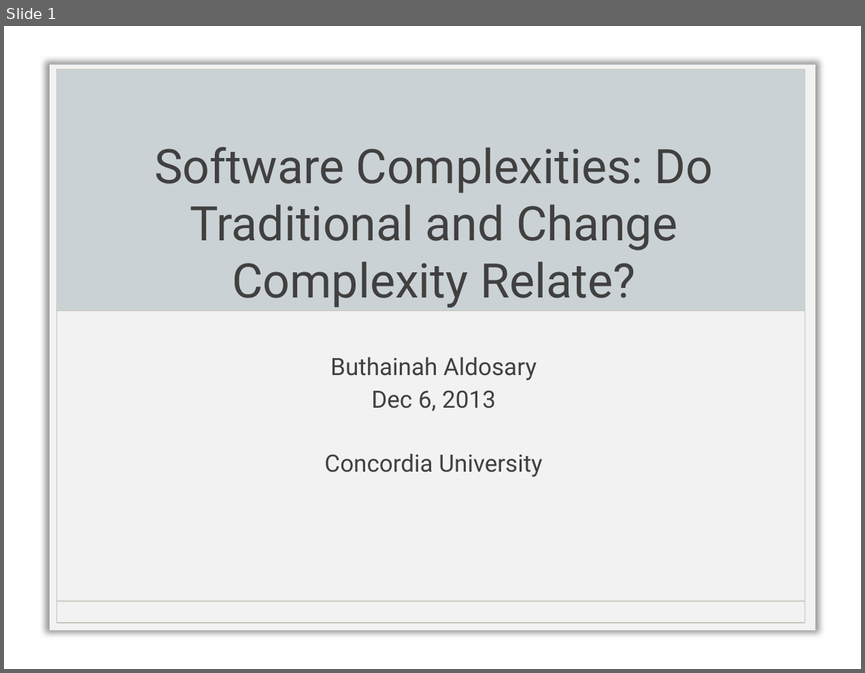
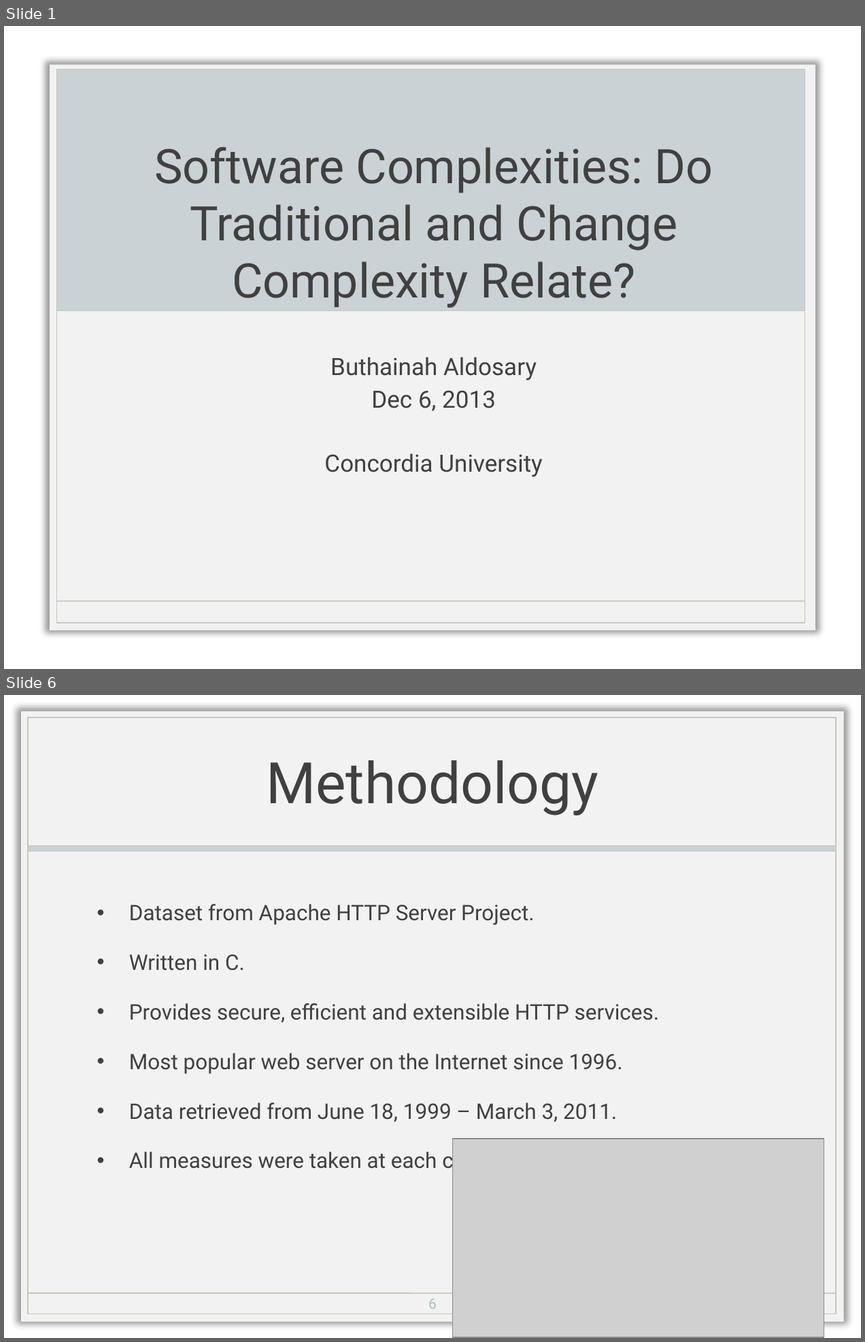
Before and after one commit to Sidharath/change_complexity, a slide deck: Complexity_Buthainah.pptx. Shown one above the other, each under a label of ours: slide 1 before the commit, slides 1 and 6 after it; the slides between them are not shown. The pictures are 865x673 and 865x1342 pixels, drawn with LibreOffice and Linux fonts; fonts in the diff are those of the drawing; grey boxes stand for pictures; background and template pictures are left out. Boxes give left, top, right and bottom in pixels: in the first picture for what was removed or moved away, otherwise in the second. Text is boxed around its words. In the diff, an @@ line names an element or a change of style, - is before the commit and + after.

```diff
--- a/Complexity_Buthainah.pptx
+++ b/Complexity_Buthainah.pptx
@@ slide 6 added at bbox=[4, 695, 861, 1338], background picture (left out) @@
@@ title added at bbox=[266, 760, 599, 815], 48 pt, text #404040 @@
+Methodology
@@ group added at bbox=[21, 711, 844, 1321]: 3 rectangles, 1 line @@
@@ text added at bbox=[129, 904, 659, 1173], 18 pt, text #404040 @@
+• Dataset from Apache HTTP Server Project.
+• Written in C.
+• Provides secure, efficient and extensible HTTP services.
+• Most popular web server on the Internet since 1996.
+• Data retrieved from June 18, 1999 – March 3, 2011.
+• All measures were taken at each commit (aka. Version).
@@ picture added at bbox=[453, 1138, 824, 1337] @@
@@ page number added at bbox=[428, 1298, 436, 1308], 12 pt, text #B0BCC1 @@
+6
```
Also in this commit, not shown: 1 slide changed, 12 other slides added, 5 slides removed, 1 other file.
